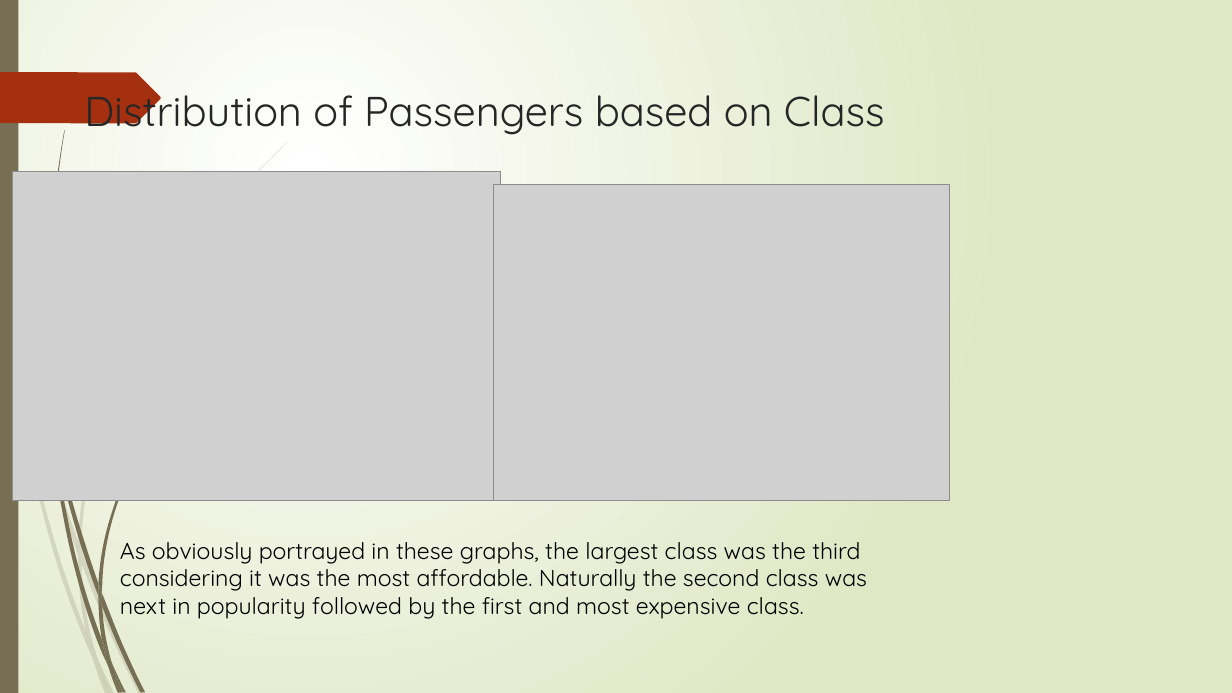
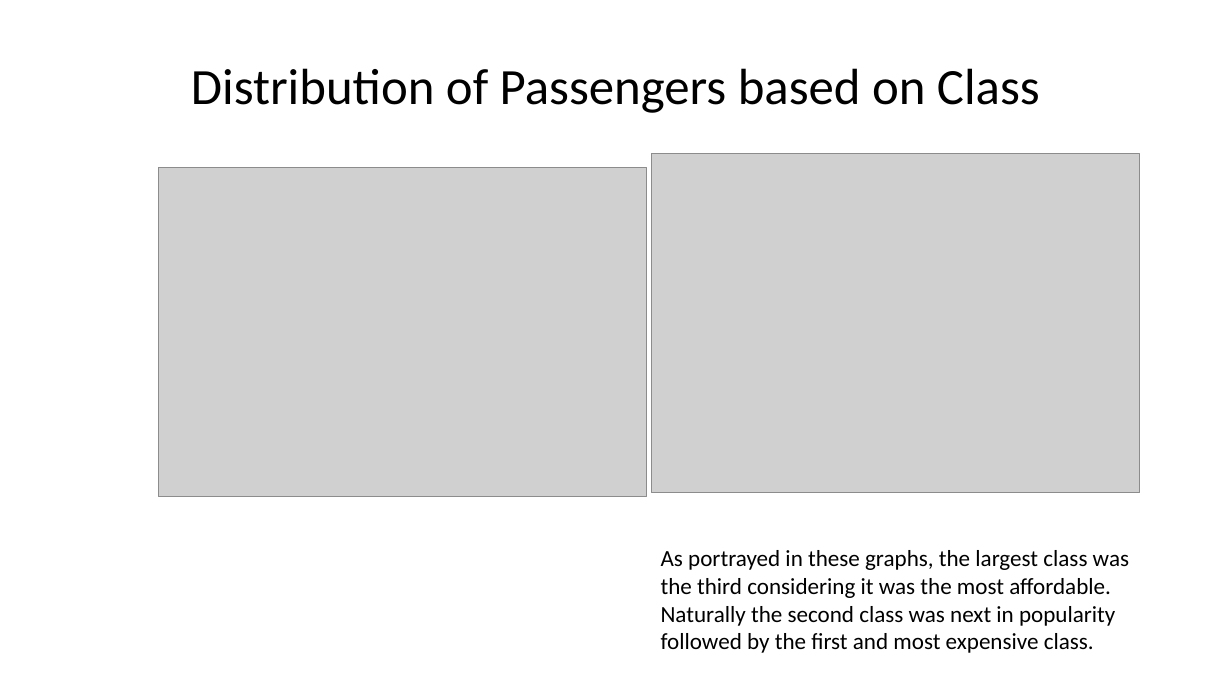
Before and after one commit to ezzanger/Supervised-Learning-Capstones, a slide deck: slide 10 of Supervised_Learning.pptx. Drawn at 1232x693 pixels with LibreOffice and Linux fonts; fonts in the diff are those of the drawing; grey boxes stand for pictures. Boxes give left, top, right and bottom in pixels: in the first picture for what was removed or moved away, otherwise in the second. Text is boxed around its words. In the diff, an @@ line names an element or a change of style, - is before the commit and + after.

```diff
--- a/Supervised_Learning.pptx
+++ b/Supervised_Learning.pptx
@@ background gradient #FFFFFF to #DFE8C4 to #FFFFFF @@
@@ rectangle removed at <box>0,0,18,693</box> @@
@@ title "Distribution of Passengers based on ...": place and size @@
-title "Distribution of Passengers based on ..." at <box>84,84,885,135</box>
+title "Distribution of Passengers based on ..." at <box>191,68,1040,113</box>
@@ title "Distribution of Passengers based on ..." at <box>191,68,1040,113</box>: size 32.4 to 39.6 pt, font Quicksand to Calibri, text colour #262626 to #000000; line spacing 1 to 0.9; vertical alignment top to middle @@
@@ freeform shape removed at <box>0,72,161,123</box> @@
@@ picture: place and size @@
-picture at <box>12,171,501,501</box>
+picture at <box>158,167,647,497</box>
@@ picture: place and size @@
-picture at <box>494,185,950,501</box>
+picture at <box>652,154,1141,494</box>
@@ text at <box>661,550,1129,653</box>: text changed; font Quicksand to Calibri @@
-As obviously portrayed in these graphs, the largest class was the third considering it was the most affordable. Naturally the second class was next in popularity followed by the first and most expensive class.
+As portrayed in these graphs, the largest class was the third considering it was the most affordable. Naturally the second class was next in popularity followed by the first and most expensive class.
@@ group removed at <box>0,141,288,693</box>: 10 freeform shapes @@
@@ group removed at <box>3,0,240,693</box>: 11 freeform shapes @@
```
Also in this commit, not shown: 15 other slides changed, 4 slides added, 3 slides removed, 1 other file.
